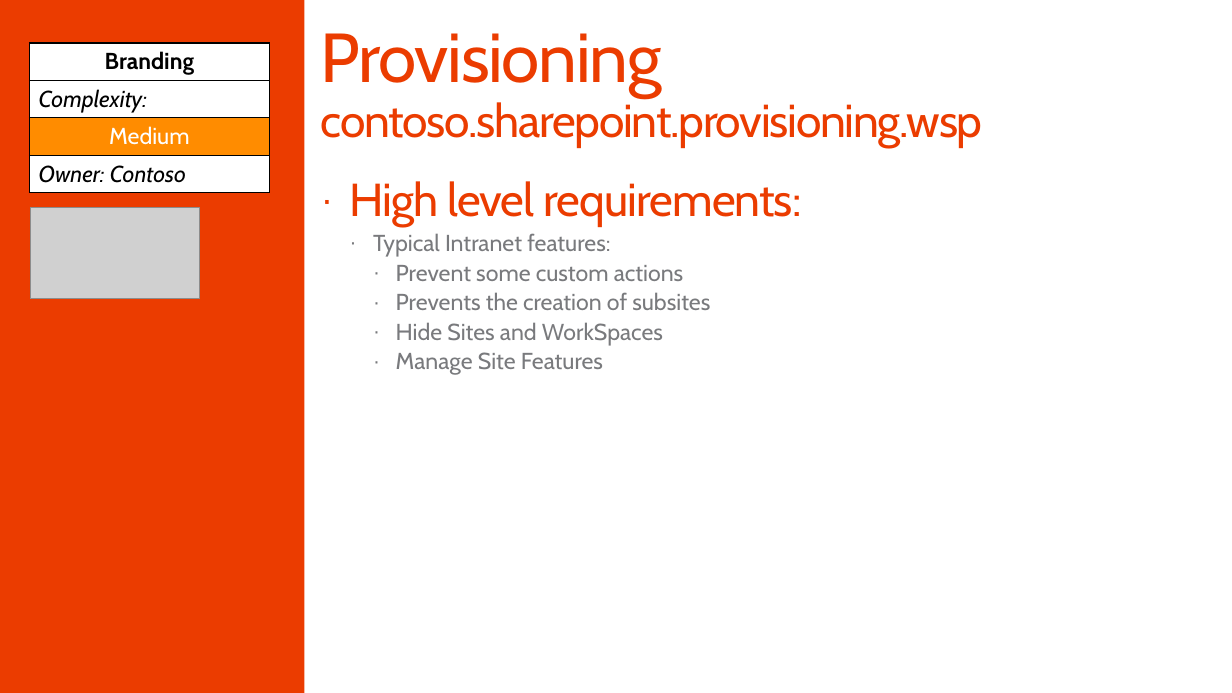
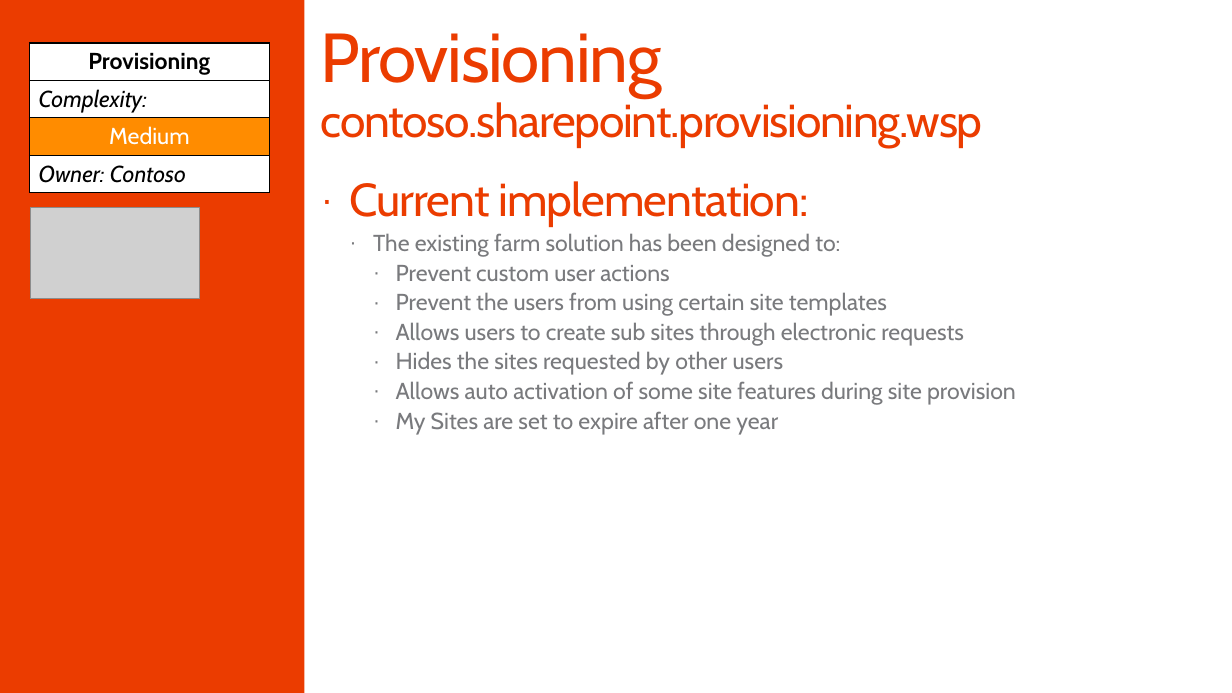
Before and after one commit to SharePoint/PnP-Guidance, a slide deck: slide 23 of PnP Transformation Process/Samples/PnP Transformation - Solution Assessment Report - Contoso.pptx (slide 22 before the commit). Drawn at 1232x693 pixels with LibreOffice and Linux fonts; fonts in the diff are those of the drawing; grey boxes stand for pictures; background and template pictures are left out. Boxes give left, top, right and bottom in pixels: in the first picture for what was removed or moved away, otherwise in the second. Text is boxed around its words. In the diff, an @@ line names an element or a change of style, - is before the commit and + after.

Commit message:
Changes to Assessment ans Solution documents

```diff
--- a/PnP Transformation Process/Samples/PnP Transformation - Solution Assessment Report - Contoso.pptx
+++ b/PnP Transformation Process/Samples/PnP Transformation - Solution Assessment Report - Contoso.pptx
@@ table at [30, 43, 270, 192] @@
-row 1, column 1: Branding
+row 1, column 1: Provisioning
@@ text at [349, 181, 1016, 435]: text changed @@
-· High level requirements:
-  · Typical Intranet features:
-    · Prevent some custom actions
-    · Prevents the creation of subsites
-    · Hide Sites and WorkSpaces
-    · Manage Site Features
+· Current implementation:
+  · The existing farm solution has been designed to:
+    · Prevent custom user actions
+    · Prevent the users from using certain site templates
+    · Allows users to create sub sites through electronic requests
+    · Hides the sites requested by other users
+    · Allows auto activation of some site features during site provision
+    · My Sites are set to expire after one year
```
Also in this commit, not shown: 8 other slides changed, 3 other files.
